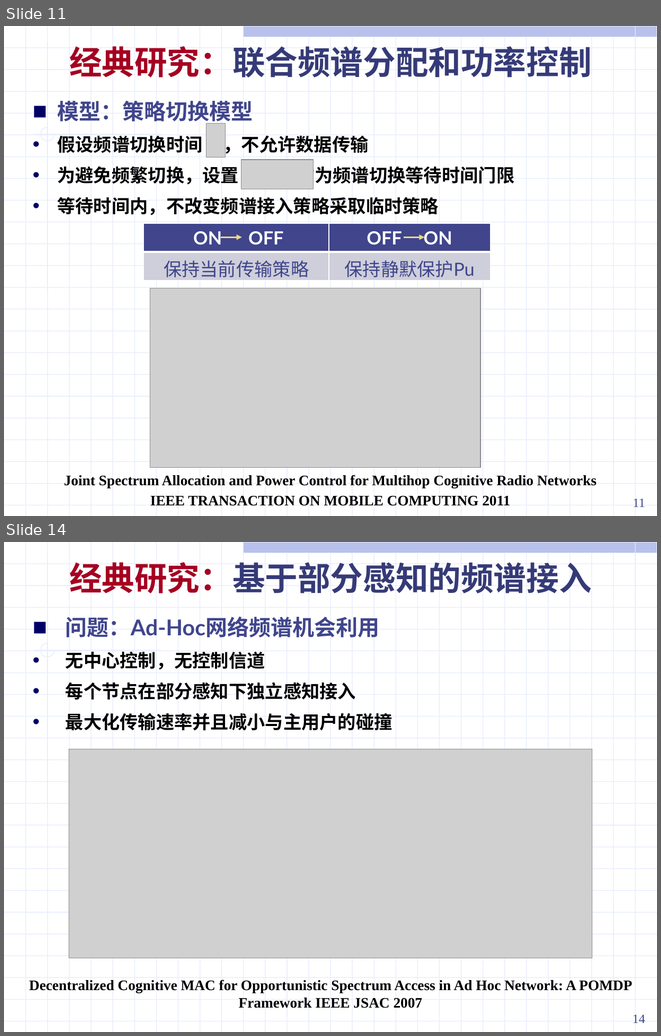
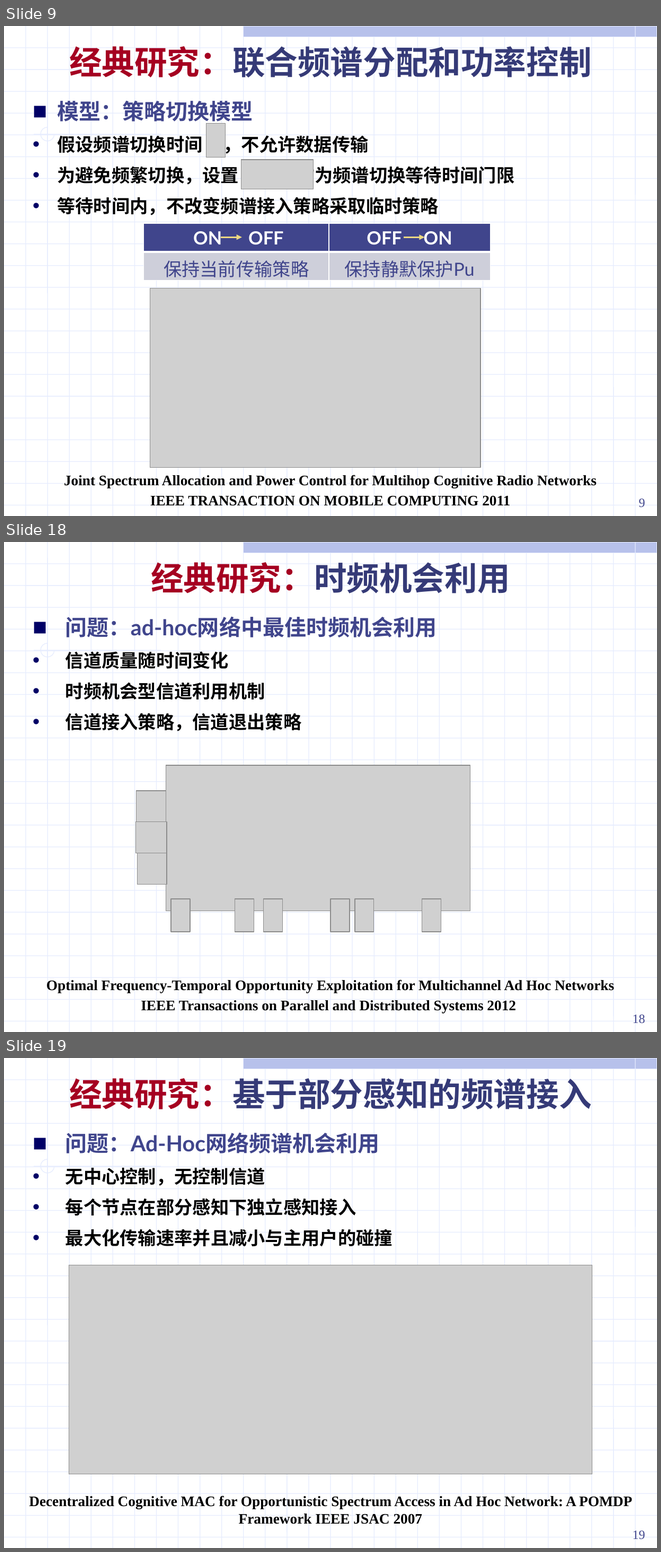
Before and after one commit to ssheroes/hello-world, a slide deck: 战术网频谱共享调研 (2).pptx. Shown one above the other, each under a label of ours: slides 11 and 14 before the commit, slides 9, 18 and 19 after it; the slides between them are not shown. The pictures are 661x1036 and 661x1552 pixels, drawn with LibreOffice and Linux fonts; fonts in the diff are those of the drawing; grey boxes stand for pictures. Boxes give left, top, right and bottom in pixels: in the first picture for what was removed or moved away, otherwise in the second. Text is boxed around its words. In the diff, an @@ line names an element or a change of style, - is before the commit and + after.

```diff
--- a/战术网频谱共享调研 (2).pptx
+++ b/战术网频谱共享调研 (2).pptx
@@ slide 18 added at (4,542,657,1032), background #FFFFFF; not listed: 56 template elements that a slide beside it also shows @@
@@ text added at (151,562,510,593), 36 pt, text #353A77, bold @@
+经典研究：时频机会利用
@@ text added at (65,616,437,731), 20 pt, text #000000, bold @@
+■ 问题：ad-hoc网络中最佳时频机会利用
+• 信道质量随时间变化
+• 时频机会型信道利用机制
+• 信道接入策略，信道退出策略
@@ picture added at (166,765,470,911) @@
@@ picture added at (136,791,166,822) @@
@@ picture added at (136,821,167,853) @@
@@ picture added at (137,853,167,884) @@
@@ picture added at (171,899,190,932) @@
@@ picture added at (235,899,254,932) @@
@@ picture added at (263,899,282,932) @@
@@ picture added at (330,899,350,932) @@
@@ picture added at (355,899,373,932) @@
@@ picture added at (422,899,441,932) @@
@@ text added at (46,979,614,1013), 16 pt, text #000000, bold @@
+Optimal Frequency-Temporal Opportunity Exploitation for Multichannel Ad Hoc Networks
+IEEE Transactions on Parallel and Distributed Systems 2012
@@ page number added at (633,1014,645,1023), 14 pt, text #40458C @@
+18
@@ what was slide 11 is now slide 9 @@
@@ page number at (639,498,645,507): text changed @@
-11
+9
@@ what was slide 14 is now slide 19 @@
@@ page number at (633,1530,645,1539): text changed @@
-14
+19
```
Also in this commit, not shown: 3 slides changed, 6 other slides added, 8 slides removed.
